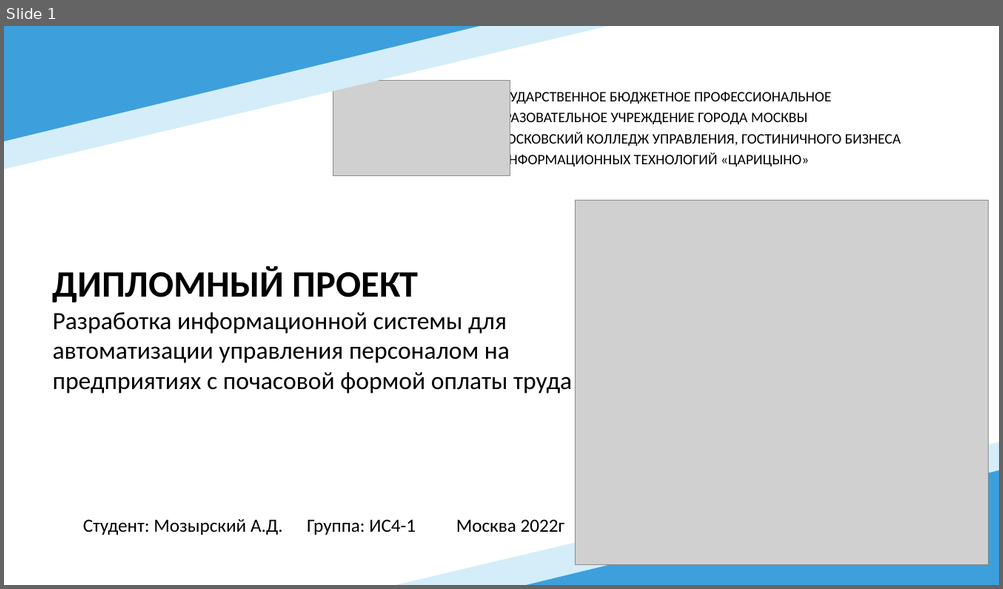
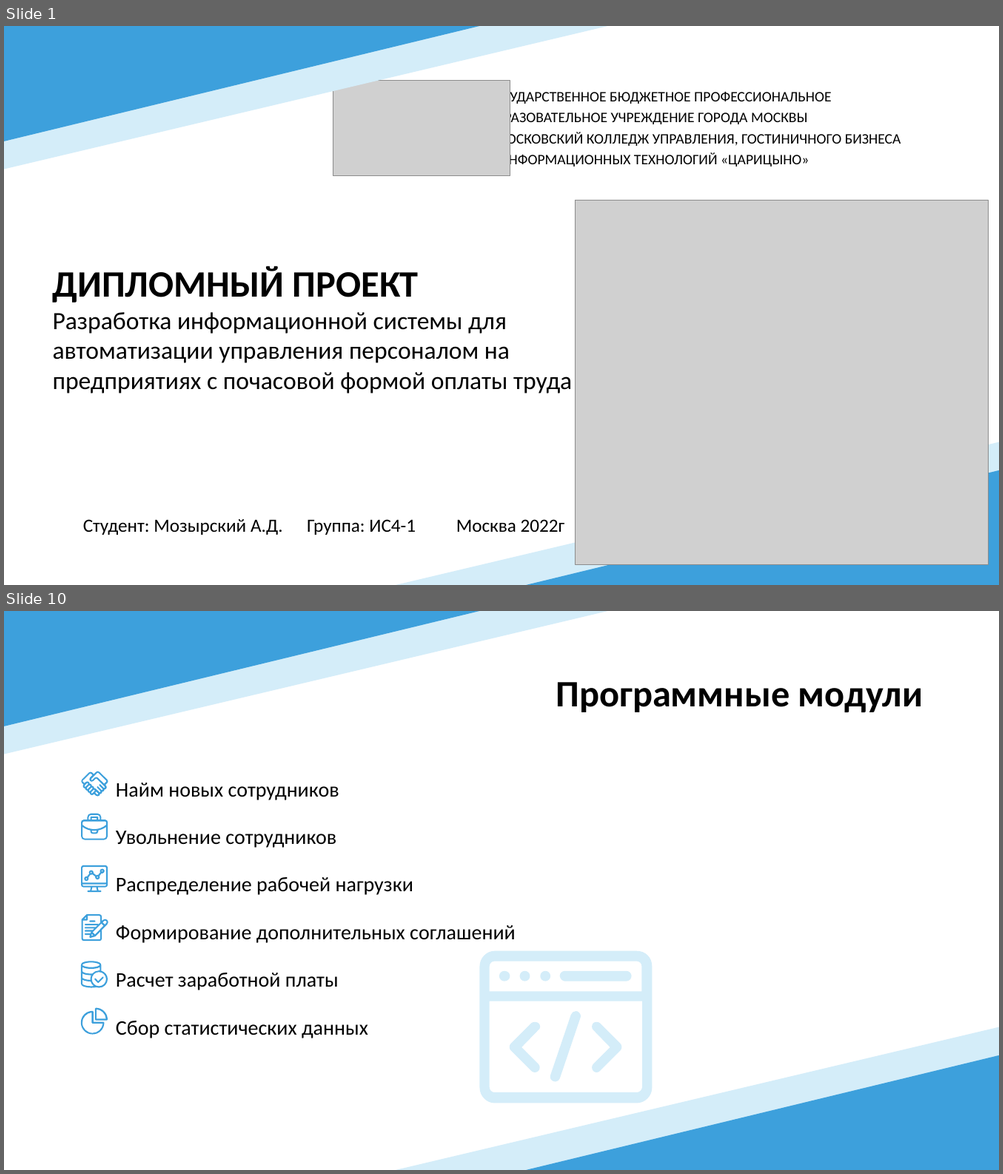
Before and after one commit to Immortian/ASP.NET-Core-HRM, a slide deck: Документация/Презентация.pptx. Shown one above the other, each under a label of ours: slide 1 before the commit, slides 1 and 10 after it; the slides between them are not shown. The pictures are 1003x589 and 1003x1174 pixels, drawn with LibreOffice and Linux fonts; fonts in the diff are those of the drawing; grey boxes stand for pictures. Boxes give left, top, right and bottom in pixels: in the first picture for what was removed or moved away, otherwise in the second. Text is boxed around its words. In the diff, an @@ line names an element or a change of style, - is before the commit and + after.

```diff
--- a/Документация/Презентация.pptx
+++ b/Документация/Презентация.pptx
@@ slide 10 added at (4, 611, 999, 1170), background #FFFFFF @@
@@ group added at (4, 611, 999, 1170): 4 triangles @@
@@ title added at (555, 682, 922, 712), 36 pt, text #000000, bold @@
+Программные модули
@@ freeform shape added at (81, 772, 108, 797), fill #3DA0DC @@
@@ text added at (116, 783, 515, 1039), 20 pt, text #000000 @@
+Найм новых сотрудников
+Увольнение сотрудников
+Распределение рабочей нагрузки
+Формирование дополнительных соглашений
+Расчет заработной платы
+Сбор статистических данных
@@ freeform shape added at (81, 814, 108, 841), fill #3DA0DC @@
@@ freeform shape added at (81, 866, 108, 892), fill #3DA0DC @@
@@ freeform shape added at (84, 869, 104, 882), fill #3DA0DC @@
@@ freeform shape added at (82, 914, 108, 942), fill #3DA0DC @@
@@ freeform shape added at (89, 920, 96, 922), fill #3DA0DC @@
@@ freeform shape added at (81, 961, 108, 988), fill #3DA0DC @@
@@ freeform shape added at (94, 977, 104, 983), fill #3DA0DC @@
@@ freeform shape added at (95, 1008, 108, 1021), fill #3DA0DC @@
@@ freeform shape added at (81, 1011, 104, 1035), fill #3DA0DC @@
@@ group added at (479, 951, 652, 1103): 8 freeform shapes @@
```
Also in this commit, not shown: 12 slides changed, 2 other slides added, 1 slide removed, 38 other files.
